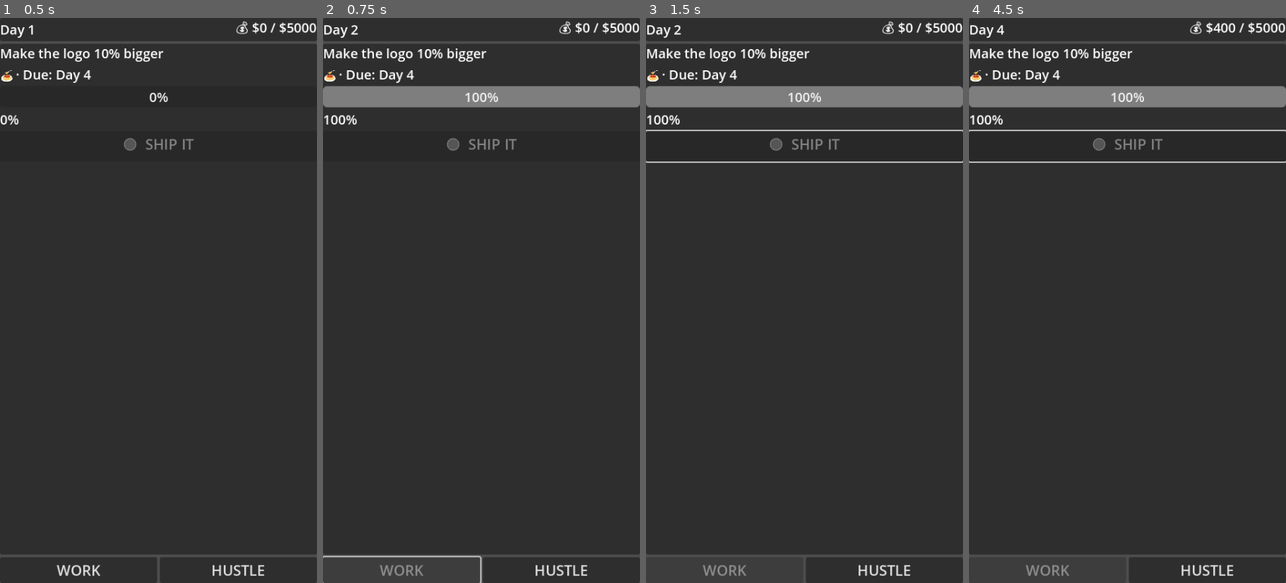
Above: before the commit, frames 1-4 (left to right).
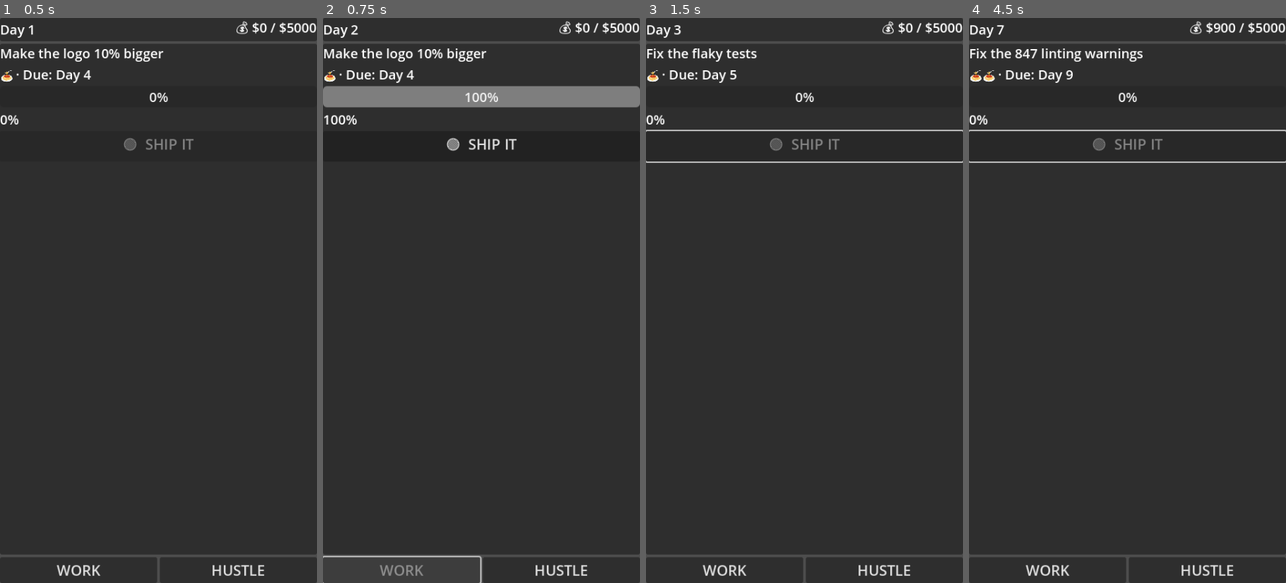
Above: after the commit, the same moments.

Repository: lmchoi/game-code-monkey-code
Game: Godot game, scene res://scenes/game_ui.tscn
Two runs of this game, one before a commit and one after it. Both use one fixed random seed, a clock stepped at 60 frames per second and the inputs below.
Inputs (mouse positions are in pixels of both pictures, inside the frame that each line leads up to):
- Up to frame 1 (0.5 s): no input
- Up to frame 2 (0.75 s): click "WORK" at 0.5 s
- Up to frame 3 (1.5 s): click (804, 147) at 1.25 s, where only the run after the commit has a clickable "🟢 SHIP IT"
- Up to frame 4 (4.5 s): click "HUSTLE" at 2 s; click "HUSTLE" at 2.75 s; click (1048, 571) at 3.5 s, where only the run after the commit has a clickable "WORK"; click (1127, 147) at 4.25 s, where only the run after the commit has a clickable "🟢 SHIP IT"

Frame 1 is identical in both runs. In frame 2, 0.2% of the frame differs, in the area x 38-62%, y 21-24%; in frame 3, 4.7%; in frame 4, 5.1%, in the area x 0-100%, y 0-99%.

Commit message:
Step 7b — do_ship() stub + wire ShipButton
ShipButton enables above 50% progress, connects to do_ship(). Shipping
loads next task, resets progress, advances day.

Co-Authored-By: Claude Sonnet 4.6 <noreply@anthropic.com>

Diff:
--- a/autoloads/game_manager.gd
+++ b/autoloads/game_manager.gd
@@ -25,6 +25,14 @@
 	_constraint_phase()
 	var delta := calculate_progress_delta(TaskManager.current_task["complexity"], bugs)
 	TaskManager.advance_progress(delta)
+	_consequence_phase()
+	_do_bookkeeping()
+	_check_game_state()
+	day += 1
+
+func do_ship() -> void:
+	_constraint_phase()
+	TaskManager.ship_current(day)
 	_consequence_phase()
 	_do_bookkeeping()
 	_check_game_state()
--- a/scenes/game_ui.gd
+++ b/scenes/game_ui.gd
@@ -7,6 +7,7 @@
 @onready var _progress_label: Label = $MainLayout/TaskCard/CardContent/ProgressLabel
 @onready var _day_label: Label = $MainLayout/TopBar/HBoxContainer/DayLabel
 @onready var _money_label: Label = $MainLayout/TopBar/HBoxContainer/MoneyLabel
+@onready var _ship_button: Button = $MainLayout/TaskCard/CardContent/ShipButton
 @onready var _work_button: Button = $MainLayout/ActionButtons/WorkButton
 @onready var _hustle_button: Button = $MainLayout/ActionButtons/HustleButton
 
@@ -15,6 +16,7 @@
 	TaskManager.task_progress_changed.connect(_on_task_progress_changed)
 	GameManager.day_changed.connect(_on_day_changed)
 	GameManager.money_changed.connect(_on_money_changed)
+	_ship_button.pressed.connect(GameManager.do_ship)
 	_work_button.pressed.connect(GameManager.do_work)
 	_hustle_button.pressed.connect(GameManager.do_hustle)
 	GameManager.day_changed.emit(GameManager.day)
@@ -28,6 +30,7 @@
 	_progress_bar.value = 0.0
 	_progress_label.text = "0%"
 	_work_button.disabled = false
+	_ship_button.disabled = true
 
 func _on_day_changed(new_day: int) -> void:
 	_day_label.text = "Day %d" % new_day
@@ -39,3 +42,4 @@
 	_progress_bar.value = progress
 	_progress_label.text = "%d%%" % int(progress)
 	_work_button.disabled = progress >= TaskManager.TASK_MAX_PROGRESS
+	_ship_button.disabled = progress < GameManager.balance.ship_minimum_progress
